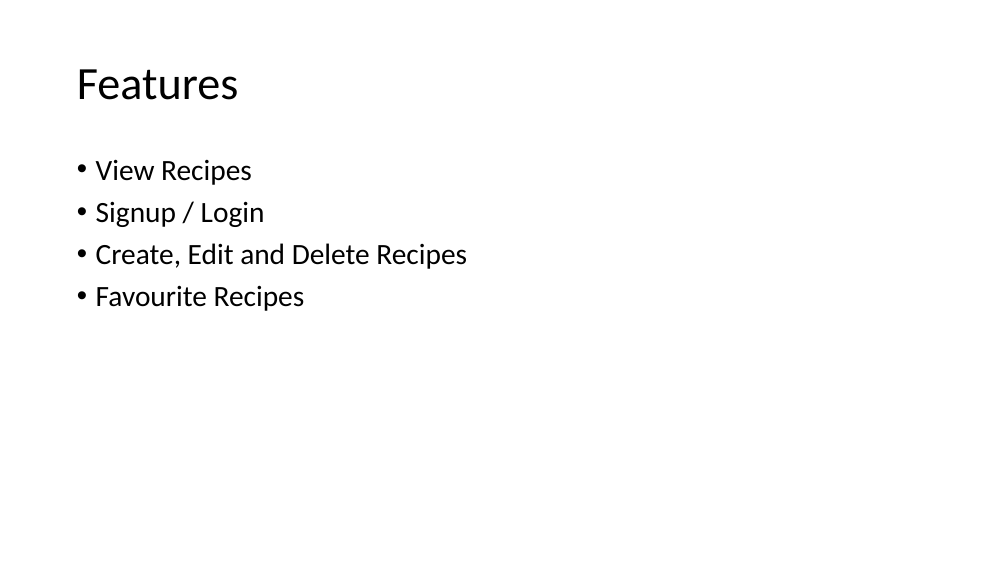
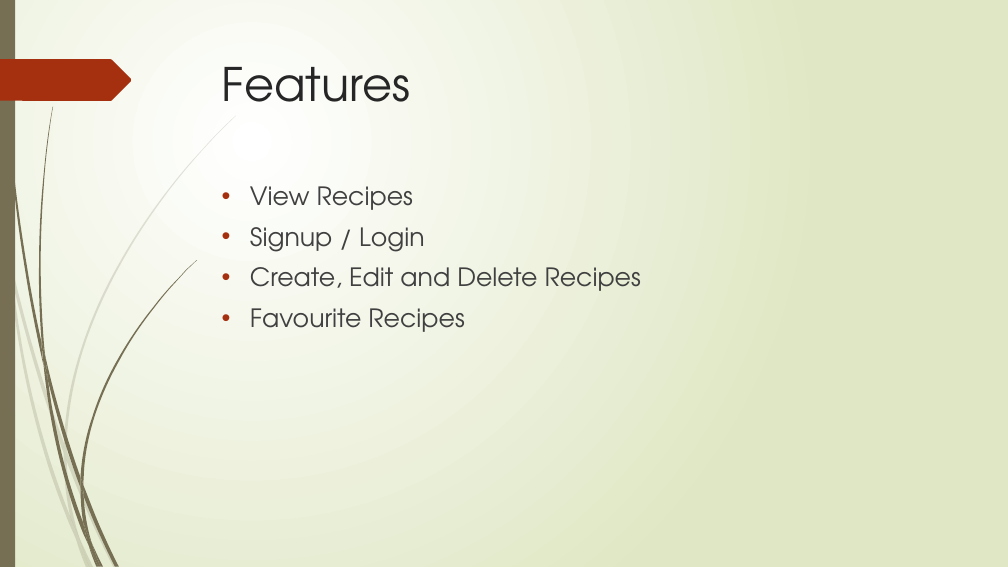
Before and after one commit to bheuju/Cooking-App, a slide deck: slide 2 of Materials/presentation.pptx. Drawn at 1008x567 pixels with LibreOffice and Linux fonts; fonts in the diff are those of the drawing. Boxes give left, top, right and bottom in pixels: in the first picture for what was removed or moved away, otherwise in the second. Text is boxed around its words. In the diff, an @@ line names an element or a change of style, - is before the commit and + after.

```diff
--- a/Materials/presentation.pptx
+++ b/Materials/presentation.pptx
@@ background #FFFFFF to gradient #FFFFFF to #DFE8C4 @@
@@ rectangle added at (0,0,15,567), fill #766F54 @@
@@ freeform shape added at (0,59,132,101), fill #A53010 @@
@@ title "Features": place and size @@
-title "Features" at (77,69,238,100)
+title "Features" at (222,67,410,102)
@@ title "Features" at (222,67,410,102): font Calibri to TeX Gyre Adventor, text colour #000000 to #262626; line spacing 0.9 to 1; vertical alignment middle to top @@
@@ text "View Recipes": place and size @@
-text "View Recipes" at (96,159,467,311)
+text "View Recipes" at (250,186,641,332)
@@ text "View Recipes" at (250,186,641,332): size 28 to 24 pt, font Calibri to TeX Gyre Adventor, text colour #000000 to #404040; indent changed; line spacing 0.9 to 1 @@
@@ group added at (0,116,236,567): 10 freeform shapes @@
@@ group added at (2,0,197,567): 12 freeform shapes @@
```
Also in this commit, not shown: 3 other slides changed, 2 slides added, 3 slides removed, 13 other files.
